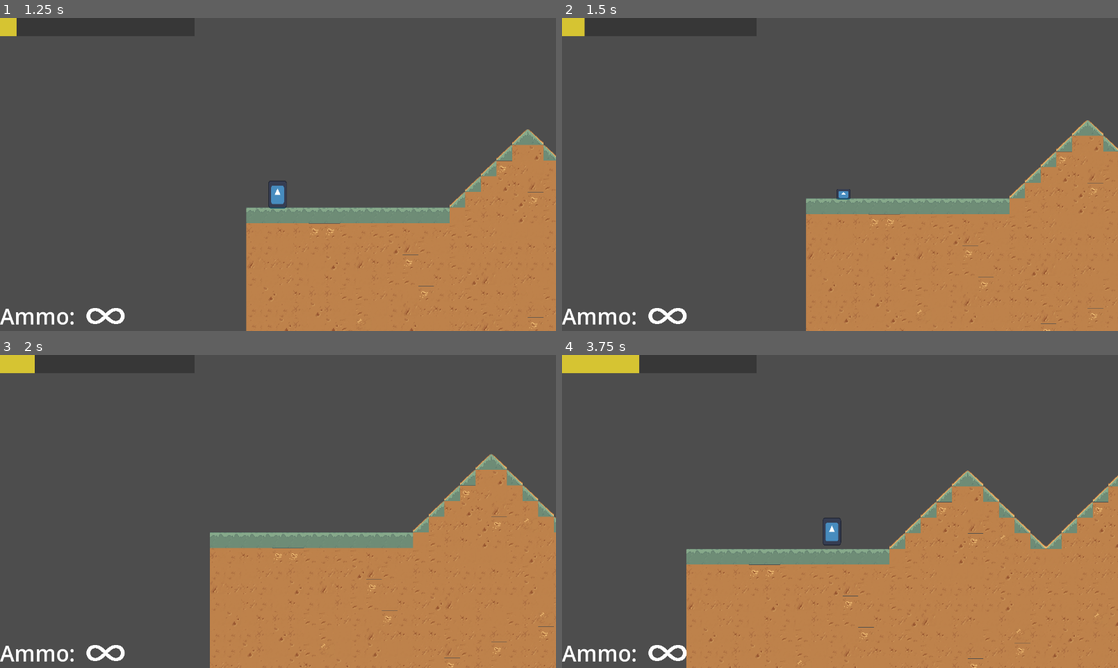
Above: before the commit, frames 1-4 (two rows, left to right).
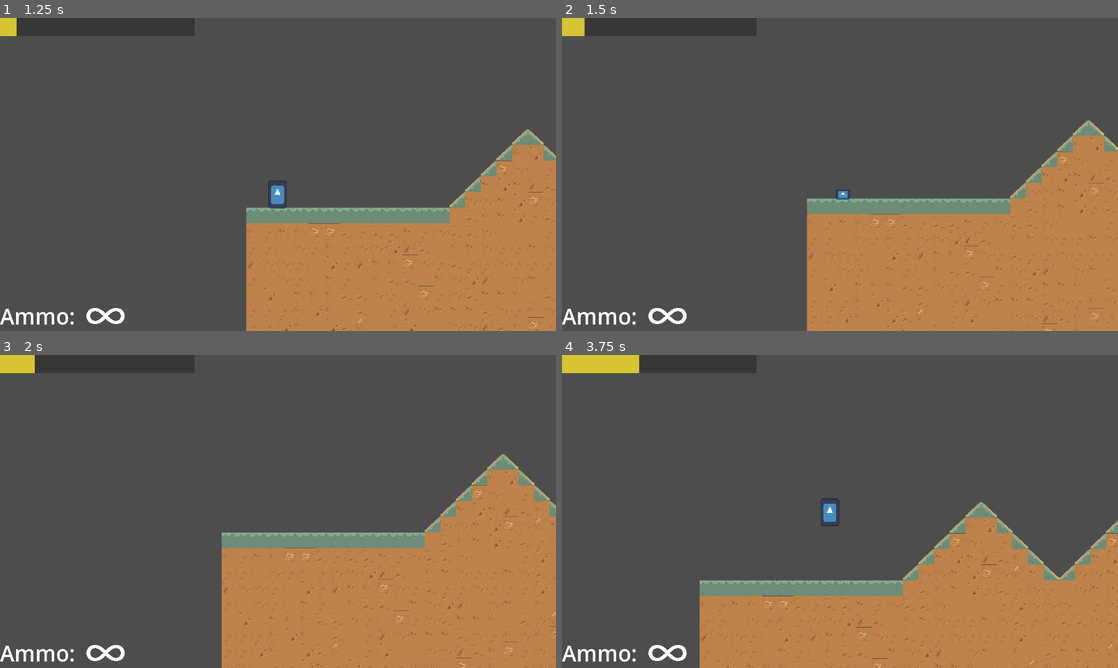
Above: after the commit, the same moments.

Repository: dzfrias/gladiator
Game: Godot game, scene res://scenes/test_scene.tscn
Same seed, same stepped clock (60 frames per second), same inputs: the game is played once before the commit and once after it. The engine's default icon, where the game draws it, is replaced by a stand-in: a white triangle on a blue panel in a dark square. Sound files missing from this copy of the repository are replaced by a short silence.
Inputs (mouse positions are in pixels of both pictures, inside the frame that each line leads up to):
- Up to frame 1 (1.25 s): click "Enter Mission" at 0.5 s
- Up to frame 2 (1.5 s): move the mouse to (673, 315) at 1.27 s; hold D (right) from 1.28 s (still down); hold S (crouch) from 1.28 s (still down)
- Up to frame 3 (2 s): keep holding D (right); keep holding S (crouch); tap Space (jump) at 1.52, 1.82 s; tap E (roll) at 1.55 s
- Up to frame 4 (3.75 s): move the mouse to (728, 527) at 2.02 s; release S (crouch) at 2.03 s; tap E (roll) at 2.1 s; tap Space (jump) at 2.27, 2.57, 3.05, 3.6 s; tap Shift (shield) at 2.3 s; move the mouse to (895, 442) at 2.77 s; release D (right) at 2.78 s; hold A (left) 2.78-3.53 s; hold Shift (shield) 2.78-3.53 s; move the mouse to (812, 574) at 3.52 s; hold D (right) from 3.53 s (still down)

Frame 1 is identical in both runs. In frame 2, 0.7% of the frame differs, in the area x 43-100%, y 32-100%; in frame 3, 3.3%; in frame 4, 13%, in the area x 22-100%, y 36-100%.

Commit message:
move player movement settings to resource

Diff:
--- /dev/null
+++ b/resources/player_movement_settings.tres
@@ -0,0 +1,22 @@
+[gd_resource type="Resource" script_class="PlayerMovementSettings" load_steps=2 format=3 uid="uid://sd8ia7h1hphh"]
+
+[ext_resource type="Script" path="res://scripts/resources/player_movement_settings.gd" id="1_rcu7e"]
+
+[resource]
+script = ExtResource("1_rcu7e")
+move_speed = 300.0
+move_acceleration = 500.0
+move_deceleration = 800.0
+crouch_move_speed = 75.0
+shield_move_speed = 100.0
+direction_change_factor = 3.0
+jump_speed = 300.0
+jump_accel = 400.0
+jump_hold_time = 0.2
+jump_buffer_time = 0.2
+gravity_scale = 2.0
+roll_speed = 600.0
+roll_time = 0.2
+roll_cooldown_time = 0.2
+invincible_time = 1.0
+burrow_speed = 500.0
--- a/scenes/level_playtest.tscn
+++ b/scenes/level_playtest.tscn
@@ -19,7 +19,6 @@
 [node name="Player" parent="." instance=ExtResource("2_arsj3")]
 z_index = 0
 position = Vector2(-845, -12)
-shield_move_speed = 200.0
 
 [node name="TileMapLayer" type="TileMapLayer" parent="."]
 tile_map_data = PackedByteArray("AAACAAEAAwAKAAIAAAD8/wEAAwAKAAIAAAD9/wEAAwAKAAIAAAD+/wEAAwAKAAIAAAD//wEAAwAKAAIAAAAAAA …(40464 unchanged characters)…
--- a/scenes/mission.tscn
+++ b/scenes/mission.tscn
@@ -14,6 +14,5 @@
 
 [node name="Player" parent="." instance=ExtResource("3_mkemn")]
 position = Vector2(73, -203)
-move_acceleration = 1000.0
 
 [node name="HUD" parent="." instance=ExtResource("7_c628u")]
--- a/scenes/player.tscn
+++ b/scenes/player.tscn
@@ -1,7 +1,8 @@
-[gd_scene load_steps=15 format=3 uid="uid://dv7ihnextsw4v"]
+[gd_scene load_steps=16 format=3 uid="uid://dv7ihnextsw4v"]
 
 [ext_resource type="Script" path="res://scripts/player/player.gd" id="1_5wdcp"]
 [ext_resource type="Texture2D" uid="uid://dccns2r7l5dx3" path="res://assets/icon.svg" id="1_rjir4"]
+[ext_resource type="Resource" uid="uid://sd8ia7h1hphh" path="res://resources/player_movement_settings.tres" id="2_an6wh"]
 [ext_resource type="Script" path="res://scripts/direction.gd" id="3_70gf3"]
 [ext_resource type="Script" path="res://scripts/health.gd" id="3_s7yvn"]
 [ext_resource type="Script" path="res://scripts/ui/health_bar_creator.gd" id="4_oevlo"]
@@ -29,16 +30,7 @@
 collision_layer = 18
 collision_mask = 33
 script = ExtResource("1_5wdcp")
-move_speed = 300.0
-move_acceleration = 500.0
-move_deceleration = 800.0
-crouch_move_speed = 75.0
-shield_move_speed = 100.0
-jump_speed = 300.0
-jump_accel = 400.0
-jump_hold_time = 0.2
-roll_speed = 600.0
-roll_cooldown_time = 0.2
+movement_settings = ExtResource("2_an6wh")
 
 [node name="StandingHitbox" type="CollisionShape2D" parent="."]
 position = Vector2(-1, -34)
--- a/scripts/player/player.gd
+++ b/scripts/player/player.gd
@@ -1,21 +1,6 @@
 class_name Player extends CharacterBody2D
 
-@export var move_speed: float = 400
-@export var move_acceleration: float = 2000
-@export var move_deceleration: float = 2000
-@export var crouch_move_speed: float = 200
-@export var shield_move_speed: float = 200
-@export var direction_change_factor: float = 3
-@export var jump_speed: float = 500
-@export var jump_accel: float = 1000
-@export var jump_hold_time: float = 0.5
-@export var jump_buffer_time: float = 0.2
-@export var gravity_scale: float = 2.0
-@export var roll_speed: float = 1200
-@export var roll_time: float = 0.2
-@export var roll_cooldown_time: float = 0.4
-@export var invincible_time: float = 1.0
-@export var burrow_speed: float = 500
+@export var movement_settings: Resource
 
 @onready var standing_hitbox = $StandingHitbox
 @onready var crouching_hitbox = $CrouchingHitbox
@@ -37,7 +22,7 @@
 var _is_jumping := false
 var _jump_time := 0.0
 var _jump_buffer := 0.0
-@onready var _current_move_speed = move_speed
+@onready var _current_move_speed = movement_settings.move_speed
 static var Instance
 
 signal on_item_switched(current_item)
@@ -60,16 +45,16 @@
 	_item_position.position = standing_item_position.position
 
 func _process(delta: float) -> void:
-	if _is_jumping and _jump_time < jump_hold_time:
-		velocity.y -= jump_accel * delta
+	if _is_jumping and _jump_time < movement_settings.jump_hold_time:
+		velocity.y -= movement_settings.jump_accel * delta
 		_jump_time += delta
 	elif not is_on_floor():
-		velocity.y += get_gravity().y * gravity_scale * delta
+		velocity.y += get_gravity().y * movement_settings.gravity_scale * delta
 	if _jump_buffer > 0:
 		_jump_buffer = max(0, _jump_buffer - delta)
 		if _state == State.CONTROL and is_on_floor():
 			_is_jumping = true
-			velocity.y = -jump_speed
+			velocity.y = -movement_settings.jump_speed
 
 	match _state:
 		State.CONTROL:
@@ -87,7 +72,7 @@
 			elif !Input.is_action_pressed("crouch") and _is_crouching:
 				_uncrouch()
 			if not _is_crouching and not $Shield.is_enabled():
-				_current_move_speed = move_speed
+				_current_move_speed = movement_settings.move_speed
 
 			_apply_horizontal_movement(delta)
 
@@ -99,7 +84,7 @@
 			$Shield.position = Vector2(_original_shield_x * direction.scalar, $Shield.position.y)
 			_weapon.position = _item_position.position
 		State.ROLL:
-			velocity.x = roll_speed * $Direction.scalar
+			velocity.x = movement_settings.roll_speed * $Direction.scalar
 		State.UNDERGROUND:
 			_apply_horizontal_movement(delta)
 
@@ -107,23 +92,23 @@
 
 func _apply_horizontal_movement(delta: float):
 	if Input.is_action_pressed("left") and Input.is_action_pressed("right"):
-		velocity.x = move_toward(velocity.x, 0, move_acceleration * delta)
+		velocity.x = move_toward(velocity.x, 0, movement_settings.move_acceleration * delta)
 	elif Input.is_action_pressed("left"):
-		var acceleration := move_acceleration
+		var acceleration = movement_settings.move_acceleration
 		# This will make the movement snappier if the player wants to
 		# change directions
 		if velocity.x > 0:
-			acceleration *= direction_change_factor
+			acceleration *= movement_settings.direction_change_factor
 		velocity.x = maxf(-_current_move_speed, velocity.x - acceleration * delta)
 		direction.is_right = false
 	elif Input.is_action_pressed("right"):
-		var acceleration := move_acceleration
+		var acceleration = movement_settings.move_acceleration
 		if velocity.x < 0:
-			acceleration *= direction_change_factor
+			acceleration *= movement_settings.direction_change_factor
 		velocity.x = minf(_current_move_speed, velocity.x + acceleration * delta)
 		direction.is_right = true
 	else:
-		velocity.x = move_toward(velocity.x, 0, move_deceleration * delta)
+		velocity.x = move_toward(velocity.x, 0, movement_settings.move_deceleration * delta)
 
 func _crouch():
 	_is_crouching = true
@@ -131,7 +116,7 @@
 	standing_sprite.visible = false
 	crouching_hitbox.disabled = false
 	crouching_sprite.visible = true
-	_current_move_speed = crouch_move_speed
+	_current_move_speed = movement_settings.crouch_move_speed
 
 func _uncrouch():
 	_is_crouching = false
@@ -139,7 +124,7 @@
 	standing_sprite.visible = true
 	crouching_hitbox.disabled = true
 	crouching_sprite.visible = false
-	_current_move_speed = move_speed
+	_current_move_speed = movement_settings.move_speed
 
 func _input(event: InputEvent) -> void:
 
@@ -148,14 +133,14 @@
 	elif _state == State.UNDERGROUND:
 		if event.is_action_pressed("jump"):
 			standing_sprite.visible = true
-			_current_move_speed = move_speed
+			_current_move_speed = movement_settings.move_speed
 			collision_layer = Constants.PLAYER_LAYER | Constants.ENTITY_LAYER
 			_state = State.CONTROL
 
 func _burrow():
 	_state = State.UNDERGROUND
 	_uncrouch()
-	_current_move_speed = burrow_speed
+	_current_move_speed = movement_settings.burrow_speed
 	collision_layer = Constants.INVINCIBLE_LAYER
 	standing_sprite.visible = false
 
@@ -173,10 +158,10 @@
 		$Shield.enable()
 		if _current_item == _weapon:
 			_weapon.set_firing(null)
-		_current_move_speed = shield_move_speed
+		_current_move_speed = movement_settings.shield_move_speed
 	if event.is_action_released("shield"):
 		$Shield.disable()
-		_current_move_speed = move_speed
+		_current_move_speed = movement_settings.move_speed
 	if event.is_action_pressed("fire") and not $Shield.is_enabled():
 		if _current_item == _weapon:
 			_weapon.set_firing($Direction)
@@ -188,9 +173,9 @@
 	if is_on_floor() and not $Shield.is_enabled():
 		if event.is_action_pressed("jump") and !Input.is_action_pressed("crouch"):
 			_is_jumping = true
-			velocity.y = -jump_speed
+			velocity.y = -movement_settings.jump_speed
 	elif event.is_action_pressed("jump"):
-		_jump_buffer = jump_buffer_time
+		_jump_buffer = movement_settings.jump_buffer_time
 	if _is_jumping and event.is_action_released("jump"):
 		_is_jumping = false
 		_jump_time = 0.0
@@ -225,14 +210,14 @@
 	collision_layer = Constants.INVINCIBLE_LAYER
 	$StandingSprite.flip_v = true
 	$CrouchingSprite.flip_v = true
-	await get_tree().create_timer(roll_time).timeout
+	await get_tree().create_timer(movement_settings.roll_time).timeout
 	_state = State.CONTROL
 	velocity.x *= 0.4
 	$StandingSprite.flip_v = false
 	$CrouchingSprite.flip_v = false
 	collision_layer = Constants.PLAYER_LAYER | Constants.ENTITY_LAYER
 	_can_roll = false
-	await get_tree().create_timer(roll_cooldown_time).timeout
+	await get_tree().create_timer(movement_settings.roll_cooldown_time).timeout
 	_can_roll = true
 
 func _on_health_died() -> void:
@@ -243,7 +228,7 @@
 	_freeze_time()
 	collision_layer = Constants.INVINCIBLE_LAYER
 	_flash_invincible()
-	await get_tree().create_timer(invincible_time).timeout
+	await get_tree().create_timer(movement_settings.invincible_time).timeout
 	if _state != State.UNDERGROUND:
 		collision_layer = Constants.PLAYER_LAYER | Constants.ENTITY_LAYER
 
--- /dev/null
+++ b/scripts/resources/player_movement_settings.gd
@@ -0,0 +1,18 @@
+class_name PlayerMovementSettings extends Resource
+
+@export var move_speed: float = 300
+@export var move_acceleration: float = 500
+@export var move_deceleration: float = 800
+@export var crouch_move_speed: float = 75
+@export var shield_move_speed: float = 100
+@export var direction_change_factor: float = 3
+@export var jump_speed: float = 300
+@export var jump_accel: float = 400
+@export var jump_hold_time: float = 0.2
+@export var jump_buffer_time: float = 0.2
+@export var gravity_scale: float = 2.0
+@export var roll_speed: float = 600
+@export var roll_time: float = 0.2
+@export var roll_cooldown_time: float = 0.2
+@export var invincible_time: float = 1.0
+@export var burrow_speed: float = 500
